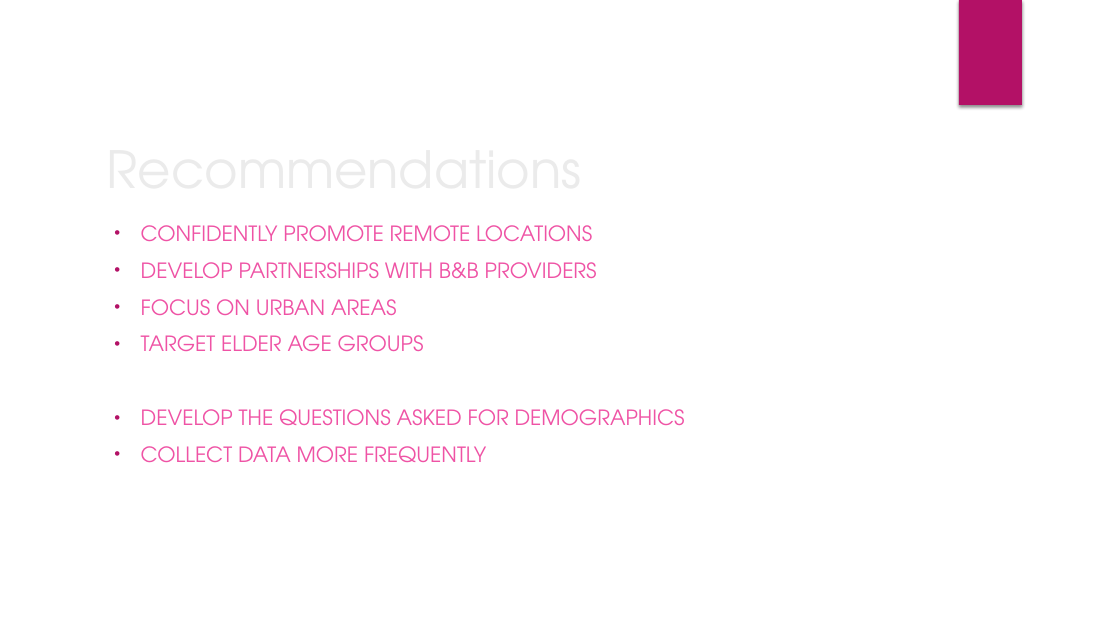
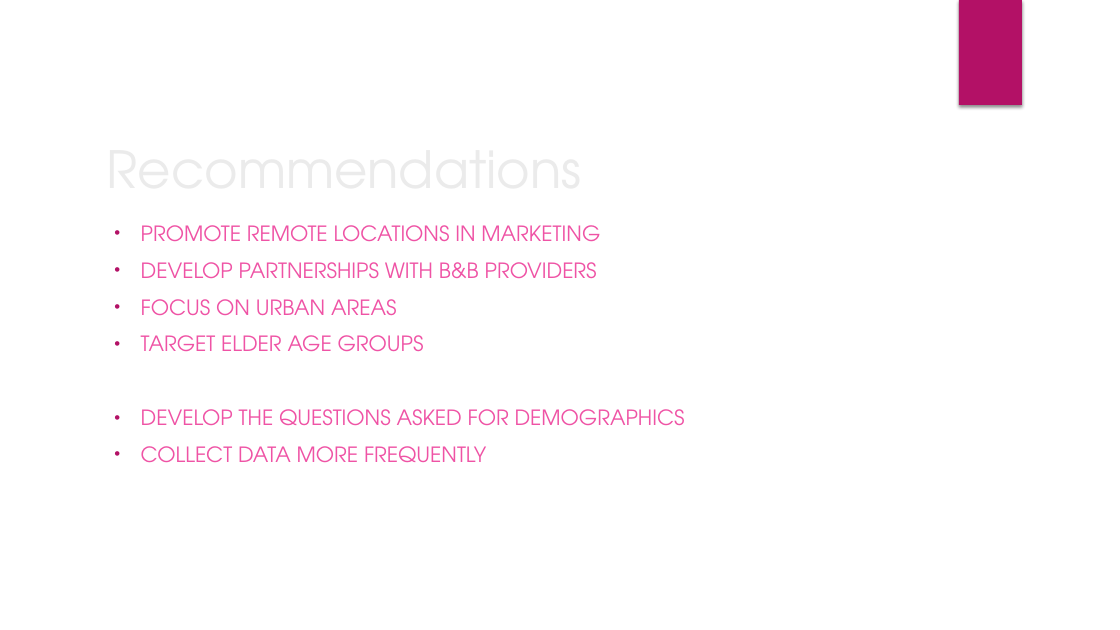
Before and after one commit to louiseshambrook/visit_scotland_final_project, a slide deck: slide 16 of presentation/visit_scotland_presentation.pptx. Drawn at 1120x630 pixels with LibreOffice and Linux fonts; fonts in the diff are those of the drawing; background and template pictures are left out. Boxes give left, top, right and bottom in pixels: in the first picture for what was removed or moved away, otherwise in the second. Text is boxed around its words. In the diff, an @@ line names an element or a change of style, - is before the commit and + after.

```diff
--- a/presentation/visit_scotland_presentation.pptx
+++ b/presentation/visit_scotland_presentation.pptx
@@ subtitle at (141,225,600,242): text changed @@
-• CONFIDENTLY PROMOTE REMOTE LOCATIONS
+• PROMOTE REMOTE LOCATIONS IN MARKETING
```
Also in this commit, not shown: 8 other slides changed, 1 slide added, 1 slide removed, 2 other files.
